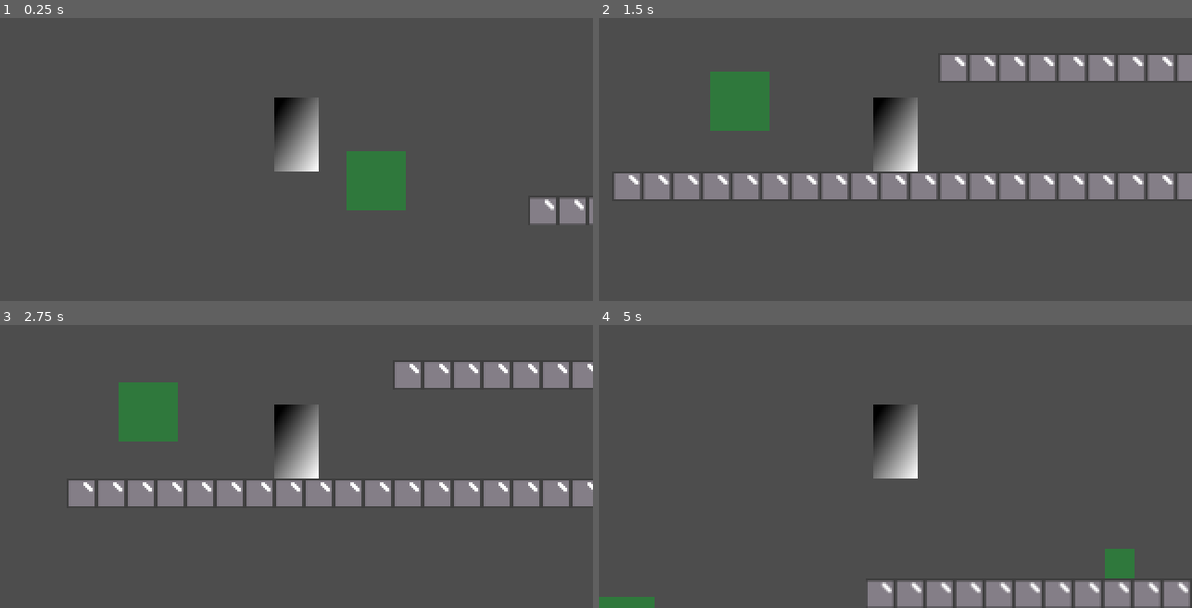
Above: before the commit, frames 1-4 (two rows, left to right).
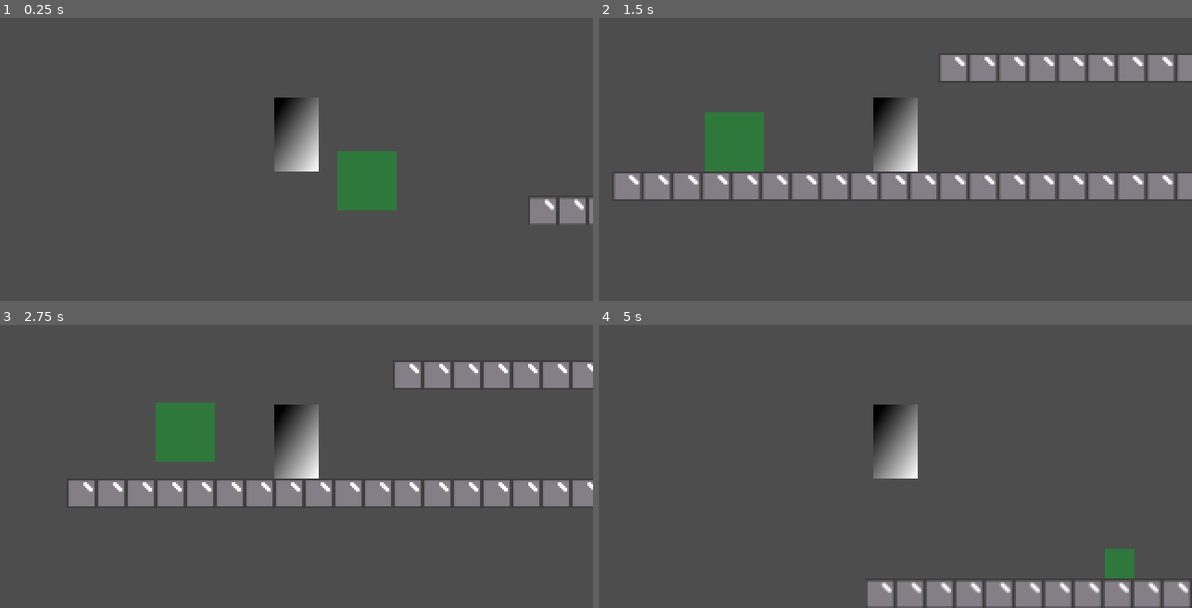
Above: after the commit, the same moments.

Repository: Burning-Cactus/MVM28-Symbiote
Game: Godot game, scene res://main.tscn
Two runs of this game, one before a commit and one after it. Both use one fixed random seed, a clock stepped at 60 frames per second and the inputs below.
Inputs:
- Up to frame 1 (0.25 s): no input
- Up to frame 2 (1.5 s): tap Enter (ui_accept) at 0.5 s; hold D (move_right) from 0.53 s (still down); tap Space (jump) at 0.6, 0.77, 1.07 s; tap Shift (run) at 1.35 s
- Up to frame 3 (2.75 s): tap Space (jump) at 1.52, 1.55, 1.82, 2.1 s; release D (move_right) at 2.03 s; hold A (move_left) from 2.03 s (still down)
- Up to frame 4 (5 s): release A (move_left) at 2.78 s; hold D (move_right) 2.78-4.28 s; tap Shift (run) at 2.85, 4.35 s; tap Space (jump) at 3.02, 3.05, 3.32, 3.6, 3.77, 4.07, 4.52, 4.55, 4.82 s; hold A (move_left) from 4.28 s (still down)

The runs differ from the first frame. In frame 1, 0.7% of the frame differs, in the area x 56-69%, y 47-68%; in frame 2, 3.0%; in frame 3, 3.2%, in the area x 20-37%, y 20-49%; in frame 4, 0.4%.

Commit message:
slime now bounces randomly and can detect the player

Diff:
--- a/enemies/mobs/slime/slime.gd
+++ b/enemies/mobs/slime/slime.gd
@@ -1,24 +1,33 @@
 extends CharacterBody2D
 
-var SPEED = 20
+var SPEED = 40
 const jump_strength = -200.0
 var direction = 1
+var rng = RandomNumberGenerator.new()
 
+@onready var shape_cast: ShapeCast2D = $ShapeCast2D
+@onready var timer: Timer = $Timer
 @onready var left_ray_cast: RayCast2D = $LeftRayCast
 @onready var right_ray_cast: RayCast2D = $RightRayCast
 
+
 func _process(delta: float):
-	position.x += direction * SPEED * delta
+	if !is_on_floor():
+		position.x += direction * SPEED * delta
 	if !left_ray_cast.is_colliding():
 		direction = 1
-
 	if !right_ray_cast.is_colliding():
 		direction = -1
-
+	if shape_cast.is_colliding():
+		var collision_results = shape_cast.collision_result
+		var player = collision_results.get(collision_results.find_custom(func(node): return node.collider.name == "Player")).collider
+		print(player.name)
 func _physics_process(delta: float):
 	if !is_on_floor():
 		velocity += get_gravity() * delta
-	else:
-		velocity.y += jump_strength
+	move_and_slide()
 
-	move_and_slide()
+
+func _on_timer_timeout() -> void:
+	velocity.y += jump_strength
+	timer.start(rng.randf() + 1)
--- a/enemies/mobs/slime/slime.tscn
+++ b/enemies/mobs/slime/slime.tscn
@@ -20,6 +20,9 @@
 
 [sub_resource type="RectangleShape2D" id="RectangleShape2D_w8rxk"]
 size = Vector2(32, 32)
+
+[sub_resource type="CircleShape2D" id="CircleShape2D_1tugl"]
+radius = 150.0
 
 [node name="slime" type="CharacterBody2D"]
 z_index = -1
@@ -55,3 +58,13 @@
 [node name="RightRayCast" type="RayCast2D" parent="."]
 position = Vector2(23, 16)
 target_position = Vector2(0, 30)
+
+[node name="Timer" type="Timer" parent="."]
+autostart = true
+
+[node name="ShapeCast2D" type="ShapeCast2D" parent="."]
+shape = SubResource("CircleShape2D_1tugl")
+target_position = Vector2(0, 0)
+collision_mask = 2
+
+[connection signal="timeout" from="Timer" to="." method="_on_timer_timeout"]
Not shown: 1 places in enemies/mobs/slime/slime.tscn that only renumber resources
